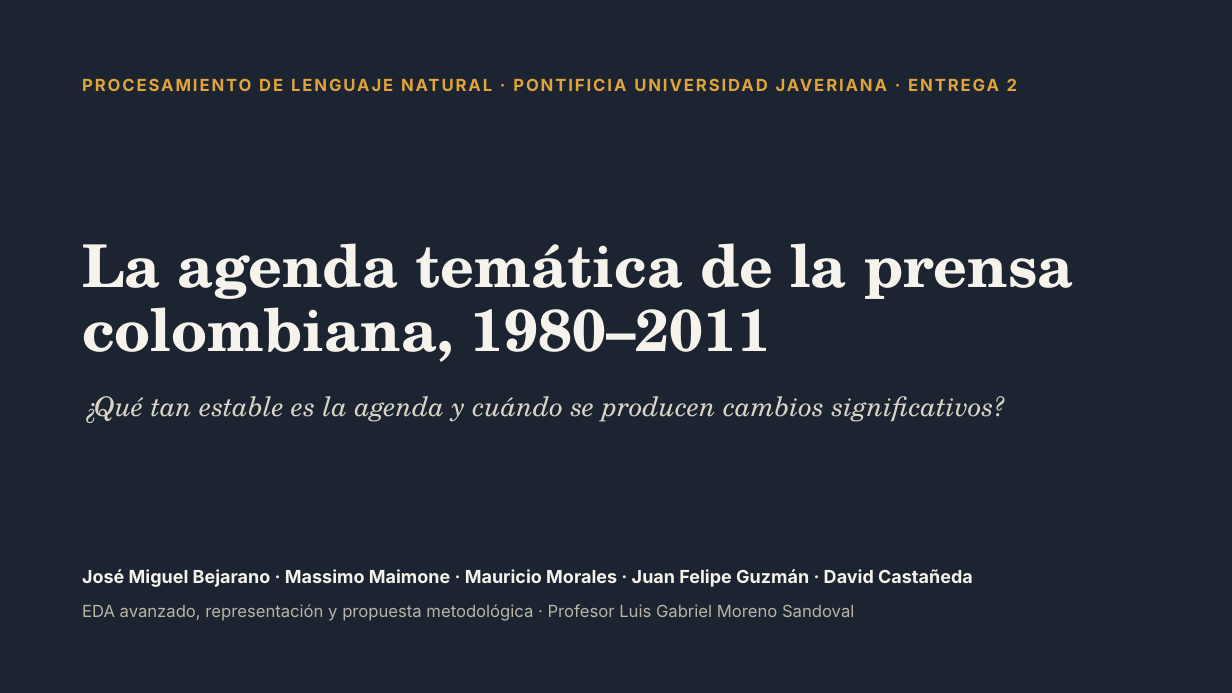
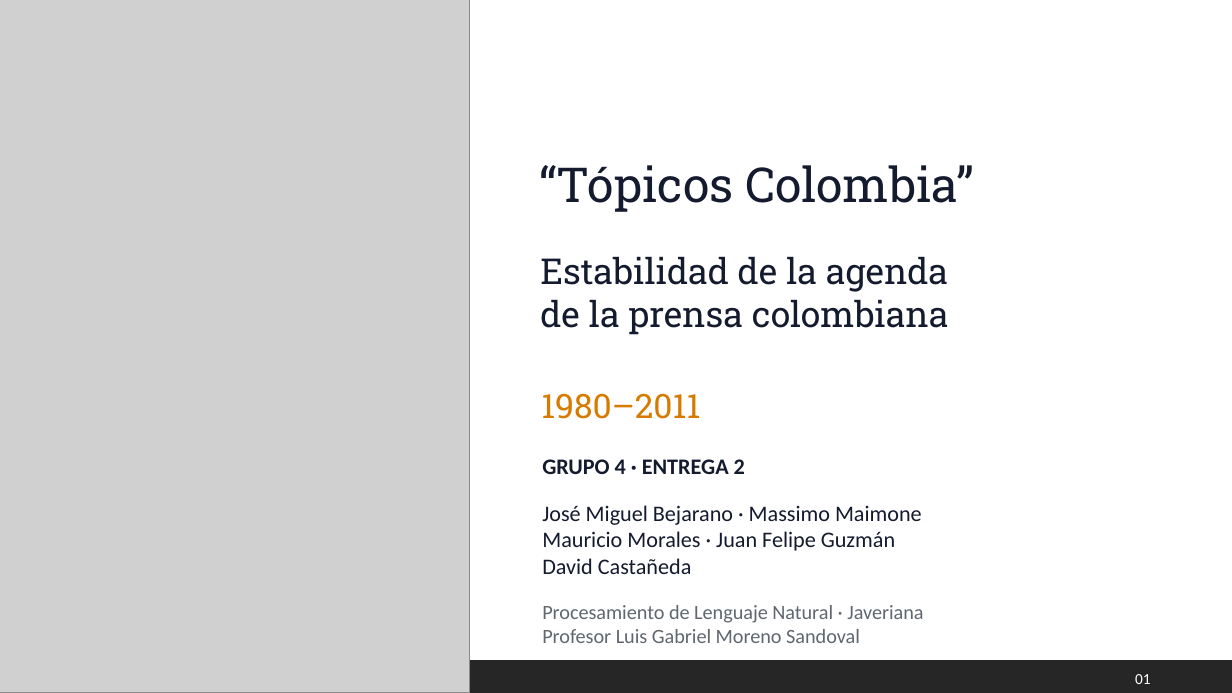
Before and after one commit to massimomg2/pln-proyecto-puj, a slide deck: slide 1 of docs/Estabilidad de la agenda temática de la prensa colombiana (1980–2011).pptx. Drawn at 1232x693 pixels with LibreOffice and Linux fonts; fonts in the diff are those of the drawing; grey boxes stand for pictures. Boxes give left, top, right and bottom in pixels: in the first picture for what was removed or moved away, otherwise in the second. Text is boxed around its words. In the diff, an @@ line names an element or a change of style, - is before the commit and + after.

```diff
--- a/docs/Estabilidad de la agenda temática de la prensa colombiana (1980–2011).pptx
+++ b/docs/Estabilidad de la agenda temática de la prensa colombiana (1980–2011).pptx
@@ background #1B2430 to #FFFFFF @@
@@ picture added at [0, 0, 470, 693] @@
@@ text removed at [1007, 78, 1018, 91] @@
-PROCESAMIENTO DE LENGUAJE NATURAL · PONTIFICIA UNIVERSIDAD JAVERIANA · ENTREGA 2
@@ text added at [539, 165, 974, 212], 37.5 pt, text #141B2E @@
+“Tópicos Colombia”
@@ text at [540, 256, 949, 335]: text changed; size 46 to 27.8 pt; font TeX Gyre Schola to Roboto Slab; text colour #F6F3EC to #141B2E; bold off @@
-La agenda temática de la prensa colombiana, 1980–2011
+Estabilidad de la agenda
+de la prensa colombiana
@@ text removed at [82, 396, 1006, 423] @@
-¿Qué tan estable es la agenda y cuándo se producen cambios significativos?
@@ text added at [541, 393, 700, 419], 26.2 pt, text #D67A00 @@
+1980–2011
@@ text added at [542, 459, 745, 474], 17.2 pt, text #141B2E, bold @@
+GRUPO 4 · ENTREGA 2
@@ text at [542, 505, 922, 574]: text changed; size 14 to 17.2 pt; font Inter to Calibri; text colour #F6F3EC to #141B2E; bold off @@
-José Miguel Bejarano · Massimo Maimone · Mauricio Morales · Juan Felipe Guzmán · David Castañeda
+José Miguel Bejarano · Massimo Maimone
+Mauricio Morales · Juan Felipe Guzmán
+David Castañeda
@@ text at [542, 605, 923, 643]: text changed; size 13 to 15.8 pt; font Inter to Calibri; text colour #B9B4A7 to #60676F @@
-EDA avanzado, representación y propuesta metodológica · Profesor Luis Gabriel Moreno Sandoval
+Procesamiento de Lenguaje Natural · Javeriana
+Profesor Luis Gabriel Moreno Sandoval
@@ rectangle added at [0, 661, 1232, 693], fill #262626 @@
@@ text added at [1135, 674, 1151, 684], 12 pt, text #FFFFFF @@
+01
```
Also in this commit, not shown: 11 slides added, 39 slides removed, 11 other files.
